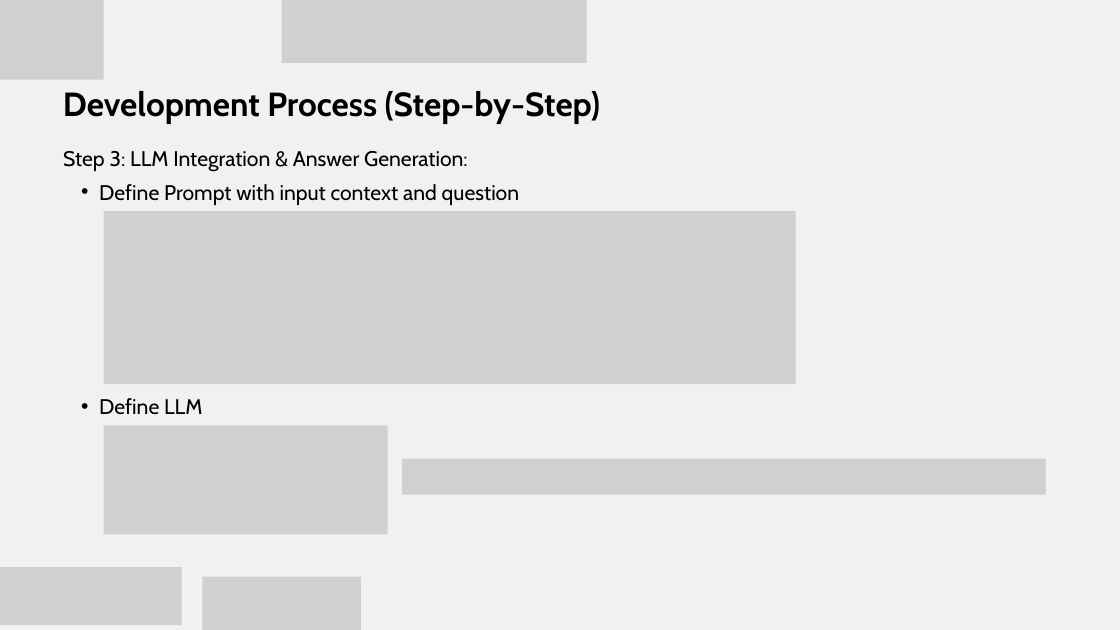
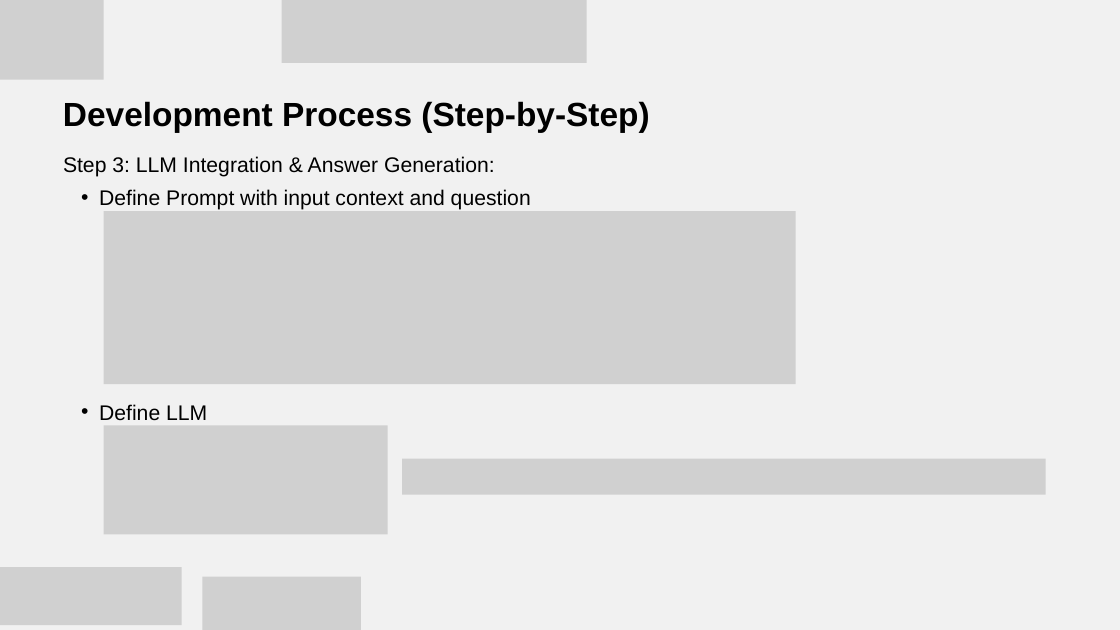
Before and after one commit to PutraAlFarizi15/nawatech-case-study, a slide deck: slide 17 of Putra_Al_Farizi_Nawatech_Case_Study.pptx (slide 16 before the commit). Drawn at 1120x630 pixels with LibreOffice and Linux fonts; fonts in the diff are those of the drawing; grey boxes stand for pictures. Boxes give left, top, right and bottom in pixels: in the first picture for what was removed or moved away, otherwise in the second. Text is boxed around its words. In the diff, an @@ line names an element or a change of style, - is before the commit and + after.

```diff
--- a/Putra_Al_Farizi_Nawatech_Case_Study.pptx
+++ b/Putra_Al_Farizi_Nawatech_Case_Study.pptx
@@ text "Development Process (Step-by-Step)" at (x1=63, y1=101, x2=649, y2=132): font Cabin to Arial; line spacing 60.2pt to 1.4 @@
@@ font Cabin to Arial; line spacing 38.2pt to 1.4 in 3 elements at (x1=63, y1=156, x2=495, y2=177), (x1=99, y1=189, x2=531, y2=210), (x1=99, y1=404, x2=207, y2=421) @@
```
Also in this commit, not shown: 22 other slides changed, 1 slide added.
